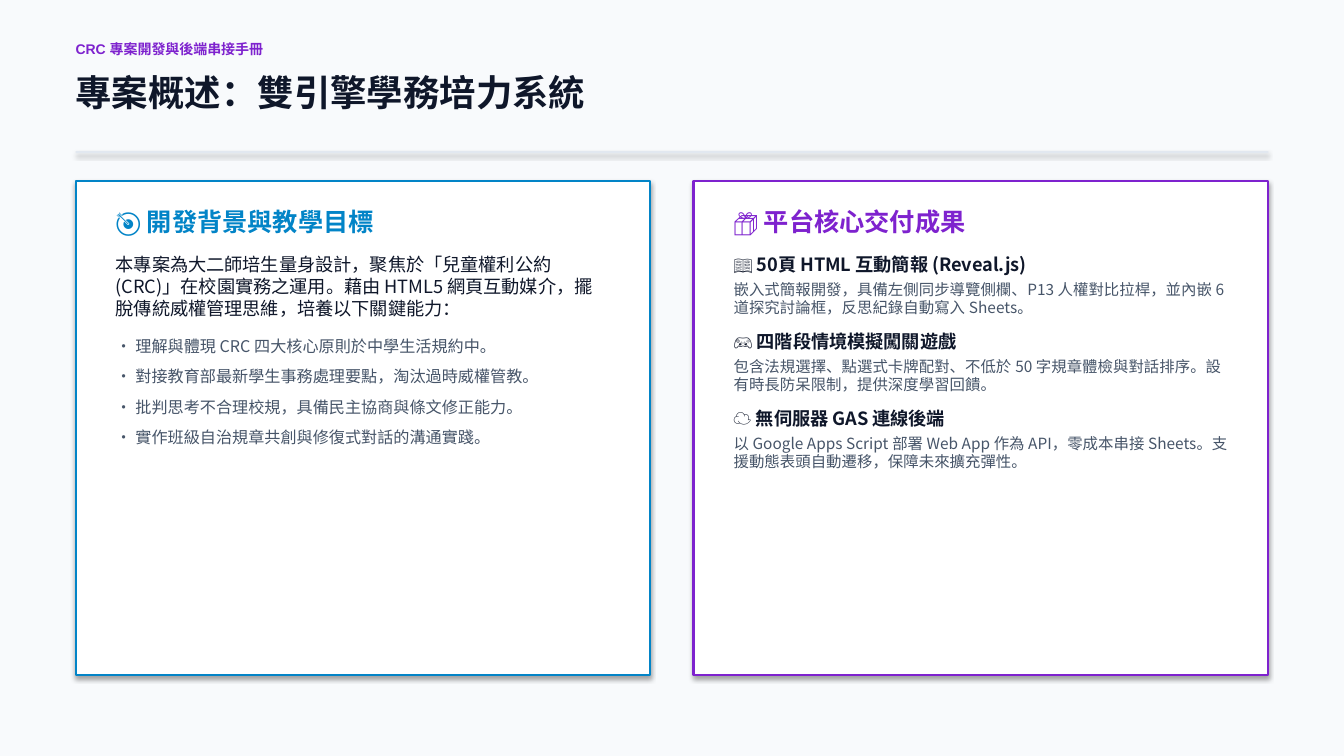
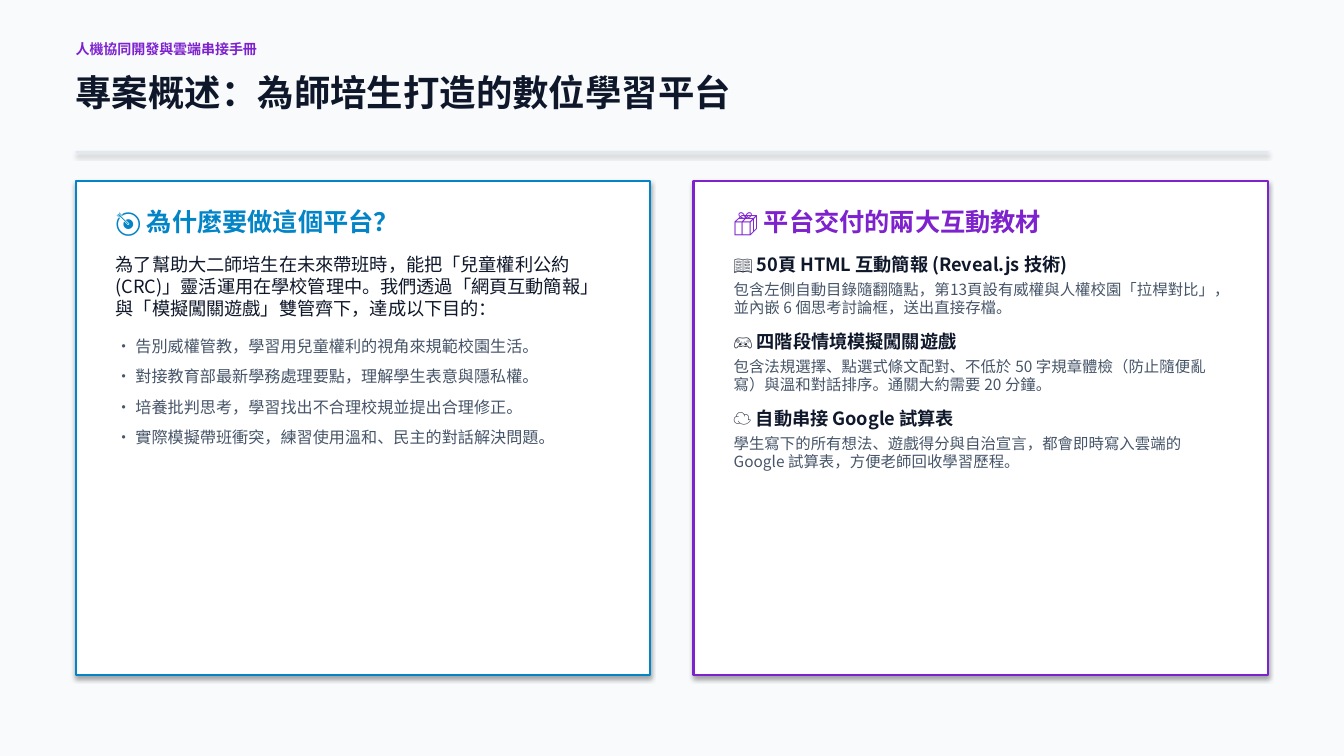
Before and after one commit to mchung2022/CRC2026, a slide deck: slide 2 of CRC_Project_Documentation.pptx. Drawn at 1344x756 pixels with LibreOffice and Linux fonts; fonts in the diff are those of the drawing. Boxes give left, top, right and bottom in pixels: in the first picture for what was removed or moved away, otherwise in the second. Text is boxed around its words. In the diff, an @@ line names an element or a change of style, - is before the commit and + after.

Commit message:
docs: rewrite presentation to plain language AI-GitHub-Sheets workflow

```diff
--- a/CRC_Project_Documentation.pptx
+++ b/CRC_Project_Documentation.pptx
@@ text at [76, 40, 257, 58]: text changed @@
-CRC 專案開發與後端串接手冊
+人機協同開發與雲端串接手冊
@@ text at [76, 74, 731, 110]: text changed @@
-專案概述：雙引擎學務培力系統
+專案概述：為師培生打造的數位學習平台
@@ text at [116, 209, 599, 445]: text changed @@
-🎯 開發背景與教學目標
-本專案為大二師培生量身設計，聚焦於「兒童權利公約 (CRC)」在校園實務之運用。藉由 HTML5 網頁互動媒介，擺脫傳統威權管理思維，培養以下關鍵能力：
-• 理解與體現 CRC 四大核心原則於中學生活規約中。
-• 對接教育部最新學生事務處理要點，淘汰過時威權管教。
-• 批判思考不合理校規，具備民主協商與條文修正能力。
-• 實作班級自治規章共創與修復式對話的溝通實踐。
+🎯 為什麼要做這個平台？
+為了幫助大二師培生在未來帶班時，能把「兒童權利公約 (CRC)」靈活運用在學校管理中。我們透過「網頁互動簡報」與「模擬闖關遊戲」雙管齊下，達成以下目的：
+• 告別威權管教，學習用兒童權利的視角來規範校園生活。
+• 對接教育部最新學務處理要點，理解學生表意與隱私權。
+• 培養批判思考，學習找出不合理校規並提出合理修正。
+• 實際模擬帶班衝突，練習使用溫和、民主的對話解決問題。
@@ text at [734, 209, 1230, 315]: text changed @@
-📦 平台核心交付成果
-📖 50頁 HTML 互動簡報 (Reveal.js)
-嵌入式簡報開發，具備左側同步導覽側欄、P13 人權對比拉桿，並內嵌 6 道探究討論框，反思紀錄自動寫入 Sheets。
+📦 平台交付的兩大互動教材
+📖 50頁 HTML 互動簡報 (Reveal.js 技術)
+包含左側自動目錄隨翻隨點，第13頁設有威權與人權校園「拉桿對比」，並內嵌 6 個思考討論框，送出直接存檔。
@@ text at [734, 359, 1206, 471]: text changed @@
-包含法規選擇、點選式卡牌配對、不低於 50 字規章體檢與對話排序。設有時長防呆限制，提供深度學習回饋。
-☁️ 無伺服器 GAS 連線後端
-以 Google Apps Script 部署 Web App 作為 API，零成本串接 Sheets。支援動態表頭自動遷移，保障未來擴充彈性。
+包含法規選擇、點選式條文配對、不低於 50 字規章體檢（防止隨便亂寫）與溫和對話排序。通關大約需要 20 分鐘。
+☁️ 自動串接 Google 試算表
+學生寫下的所有想法、遊戲得分與自治宣言，都會即時寫入雲端的 Google 試算表，方便老師回收學習歷程。
```
Also in this commit, not shown: 7 other slides changed, 2 slides added, 2 slides removed.
